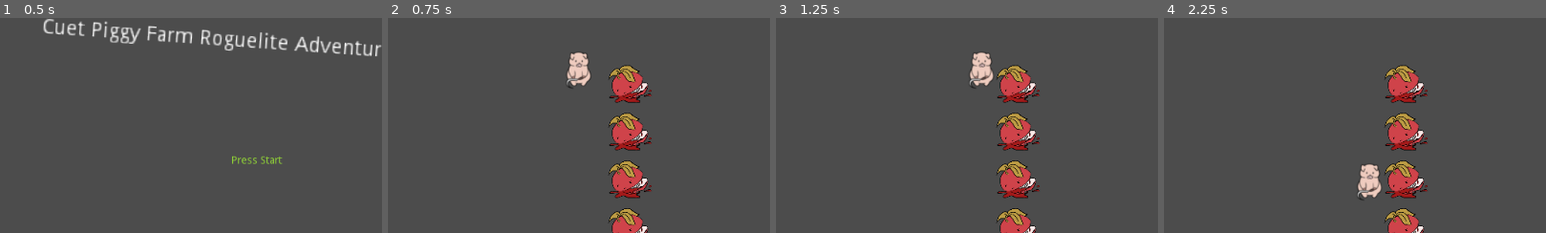
Above: before the commit, frames 1-4 (left to right).
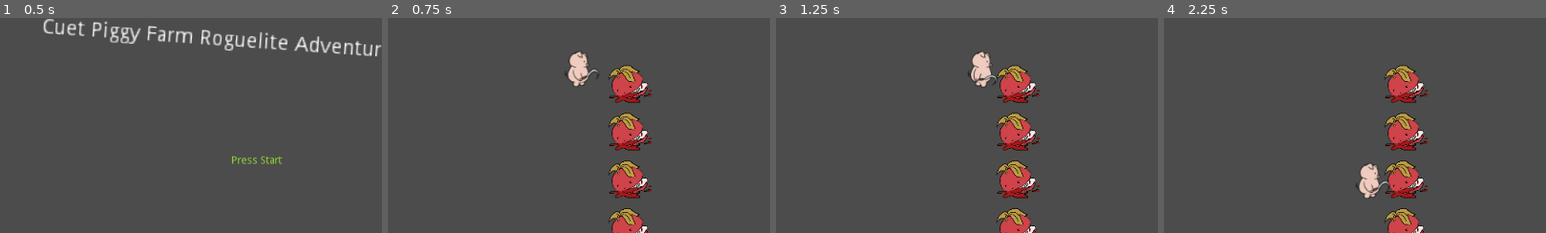
Above: after the commit, the same moments.

Repository: Cheezmeister/ldjam47
Game: Godot game, scene res://Start Screen.tscn
Same seed, same stepped clock (60 frames per second), same inputs: the game is played once before the commit and once after it. Sound files missing from this copy of the repository are replaced by a short silence.
Inputs:
- Up to frame 1 (0.5 s): no input
- Up to frame 2 (0.75 s): tap Enter (ui_accept) at 0.5 s; hold Right (right) from 0.53 s (still down); hold Enter (ui_accept) from 0.53 s (still down)
- Up to frame 3 (1.25 s): keep holding Right (right); keep holding Enter (ui_accept)
- Up to frame 4 (2.25 s): release Right (right) at 1.28 s; release Enter (ui_accept) at 1.28 s; hold Down (down) 1.28-2.03 s; tap Enter (ui_accept) at 1.35, 1.52, 1.82 s; hold Right (right) from 2.03 s (still down); hold Enter (ui_accept) from 2.03 s (still down)
The pictures show only the part of the screen within x 15-65%, y 23-73%; the shares and areas given below are measured in that part.

Frame 1 is identical in both runs. In frame 2, 0.5% of the frame differs, in the area x 46-56%, y 15-33%; in frame 3, 0.5%; in frame 4, 0.5%.

Commit message:
Fix walk cycle animation

Diff:
--- a/Player_Test.gd
+++ b/Player_Test.gd
@@ -25,11 +25,11 @@
 	print("blah")
 	if Input.is_action_pressed('left'):
 		$AnimationPlayer.play('Walk_Left')
-	if Input.is_action_pressed('right'):
+	elif Input.is_action_pressed('right'):
 		$AnimationPlayer.play('Walk_Right')
-	if Input.is_action_pressed('up'):
+	elif Input.is_action_pressed('up'):
 		$AnimationPlayer.play('Walk_Up')
-	if Input.is_action_pressed('down'):
+	elif Input.is_action_pressed('down'):
 		$AnimationPlayer.play('Walk_Down')
 	else:
 		$AnimationPlayer.play('Idle')
